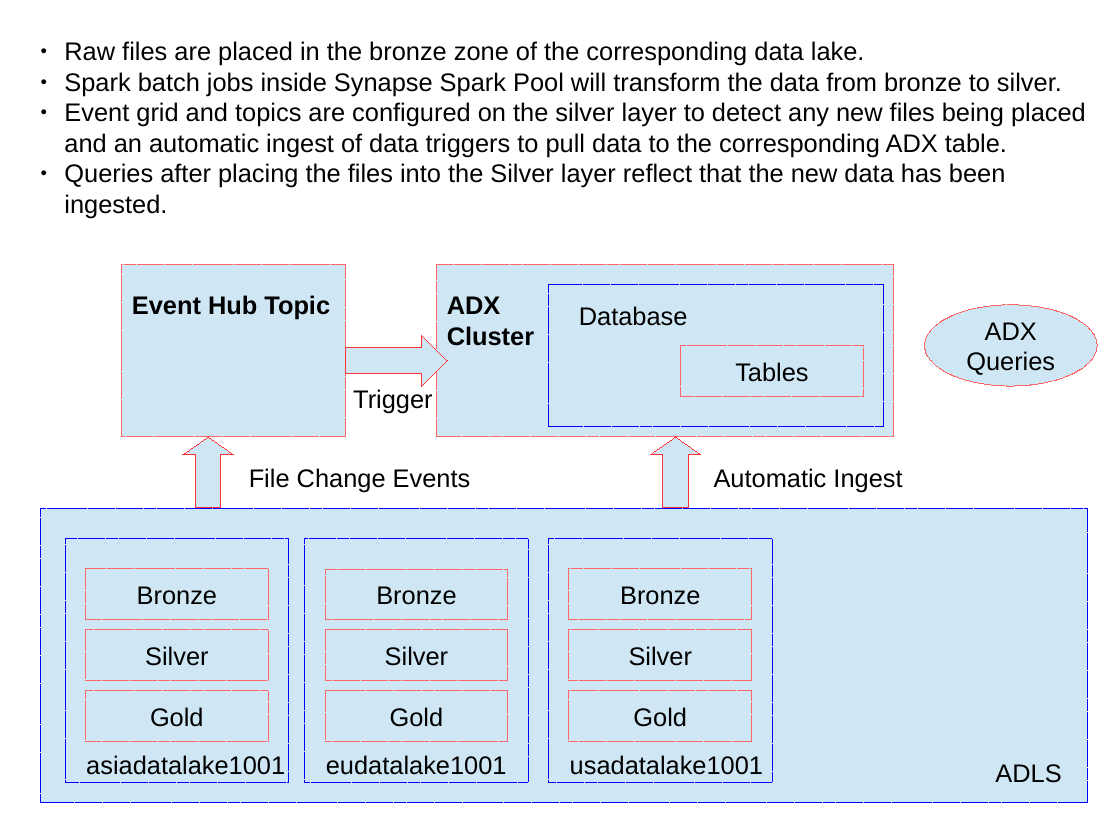
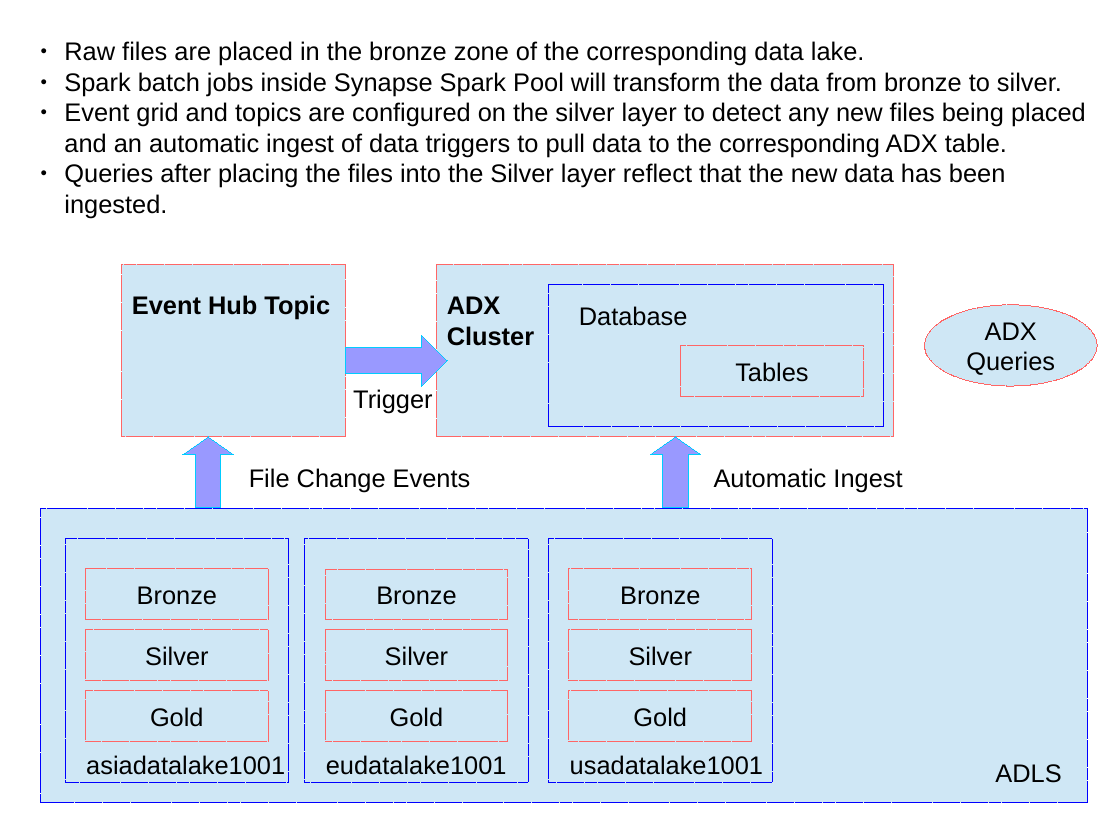
Before and after one commit to SowmyaVenky/AzureSynapseExperiments, a slide deck: slide 7 of Synapse_Setup.odp. Drawn at 1120x840 pixels with LibreOffice and Linux fonts; fonts in the diff are those of the drawing. Boxes give left, top, right and bottom in pixels: in the first picture for what was removed or moved away, otherwise in the second. Text is boxed around its words. In the diff, an @@ line names an element or a change of style, - is before the commit and + after.

```diff
--- a/Synapse_Setup.odp
+++ b/Synapse_Setup.odp
@@ fill #CFE7F5 to #9999FF; outline #FF3333 0 pt to #00CCFF 0 pt in 3 elements at (x1=183, y1=437, x2=234, y2=508), (x1=650, y1=437, x2=701, y2=508), (x1=346, y1=335, x2=447, y2=386) @@
```
Also in this commit, not shown: 1 other slide changed, 1 slide added, 3 other files.
